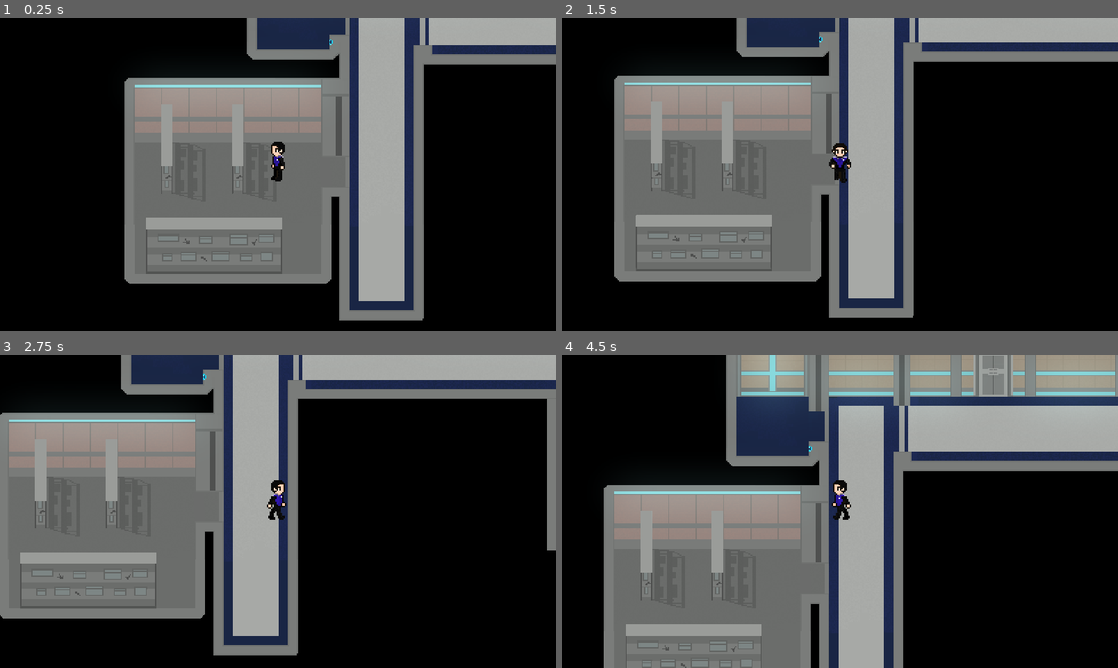
Above: before the commit, frames 1-4 (two rows, left to right).
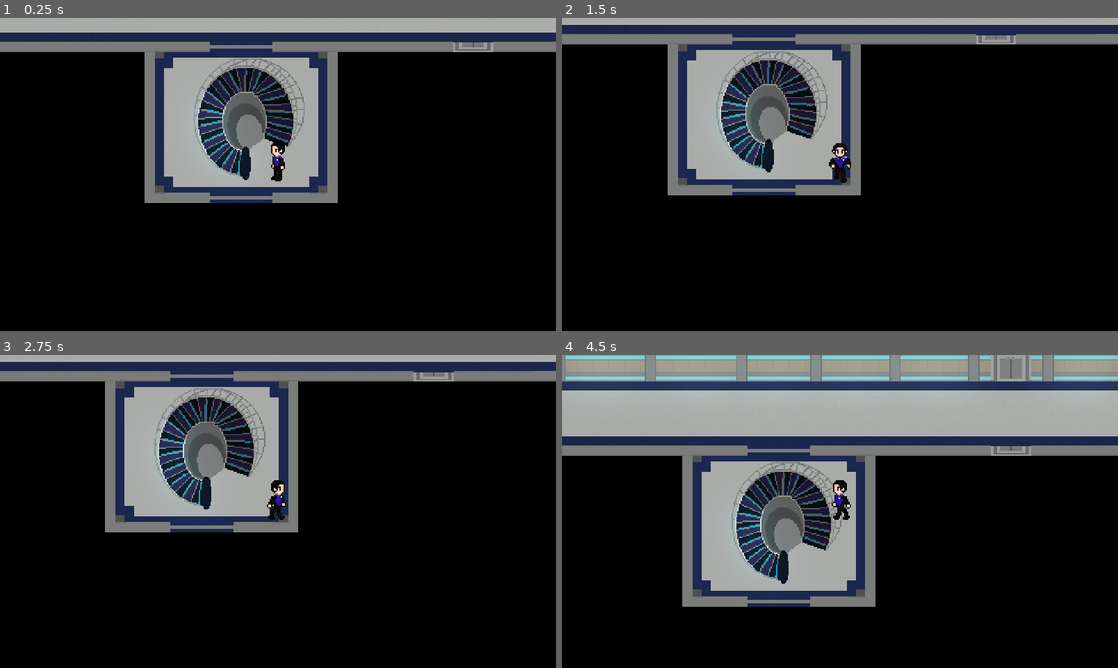
Above: after the commit, the same moments.

Repository: Elyse22/TheOrville
Game: Godot game, scene res://Deck B.tscn
Same seed, same stepped clock (60 frames per second), same inputs: the game is played once before the commit and once after it. This scene is started directly instead of the project's main scene.
Inputs:
- Up to frame 1 (0.25 s): no input
- Up to frame 2 (1.5 s): tap Enter at 0.5 s; hold D (ui_right) 0.53-1.28 s; hold S (ui_down) from 1.28 s (still down)
- Up to frame 3 (2.75 s): release S (ui_down) at 2.03 s; hold D (ui_right) from 2.03 s (still down)
- Up to frame 4 (4.5 s): release D (ui_right) at 2.78 s; hold W (ui_up) 2.78-3.53 s; hold A (ui_left) from 3.53 s (still down)

The runs differ from the first frame. In frame 1, 47% of the frame differs, in the area x 0-100%, y 0-97%; in frame 2, 47%; in frame 3, 44%; in frame 4, 58%, in the area x 0-100%, y 0-100%.

Commit message:
Fixed the Sprite for Stairs

Diff:
--- a/Orville/Assets/Railing.tscn
+++ b/Orville/Assets/Railing.tscn
@@ -4,7 +4,7 @@
 
 [sub_resource type="SegmentShape2D" id=1]
 a = Vector2( -12.2657, 27.3188 )
-b = Vector2( -8.14461, -3.16029 )
+b = Vector2( -9.13731, -1.31969 )
 
 [sub_resource type="SegmentShape2D" id=2]
 a = Vector2( -12.4867, -1.54135 )
--- a/Orville/Deck B.tscn
+++ b/Orville/Deck B.tscn
@@ -10,20 +10,20 @@
 [node name="Node2D" type="Node2D"]
 
 [node name="Sprite" type="Sprite" parent="."]
-position = Vector2( 271, 202 )
+position = Vector2( 270.324, 202.406 )
 texture = ExtResource( 1 )
 
 [node name="YSort" type="YSort" parent="."]
 
 [node name="Player" parent="YSort" instance=ExtResource( 3 )]
-position = Vector2( -113.757, 185.249 )
+position = Vector2( 348.067, 196.652 )
 
 [node name="StaticBody2D" parent="YSort" instance=ExtResource( 2 )]
-position = Vector2( 319.958, 142.104 )
+position = Vector2( 319.958, 145.592 )
 scale = Vector2( 1.01, 1.05 )
 
 [node name="StaticBody2D5" parent="YSort" instance=ExtResource( 2 )]
-position = Vector2( 322.082, 146.352 )
+position = Vector2( 319.685, 145.183 )
 
 [node name="StaticBody2D2" parent="YSort" instance=ExtResource( 4 )]
 position = Vector2( -148.945, 162.909 )
@@ -35,18 +35,13 @@
 position = Vector2( -170.071, 246.073 )
 
 [node name="RailingTop" type="Sprite" parent="YSort"]
-position = Vector2( 273.825, 95.5047 )
+position = Vector2( 276.174, 95.505 )
+scale = Vector2( 1, 0.986702 )
 texture = ExtResource( 6 )
 centered = false
 region_enabled = true
 region_rect = Rect2( 30, 11, 91, 46 )
 
-[node name="RailingBottom" type="Sprite" parent="YSort"]
-position = Vector2( 323.85, 171.487 )
-texture = ExtResource( 6 )
-region_enabled = true
-region_rect = Rect2( 27, 58, 103, 60 )
-
 [node name="StaticBody2D" type="StaticBody2D" parent="."]
 
 [node name="CollisionPolygon2D" type="CollisionPolygon2D" parent="StaticBody2D"]
Binary file changed: Orville/Assets/Deck B Railings.png
